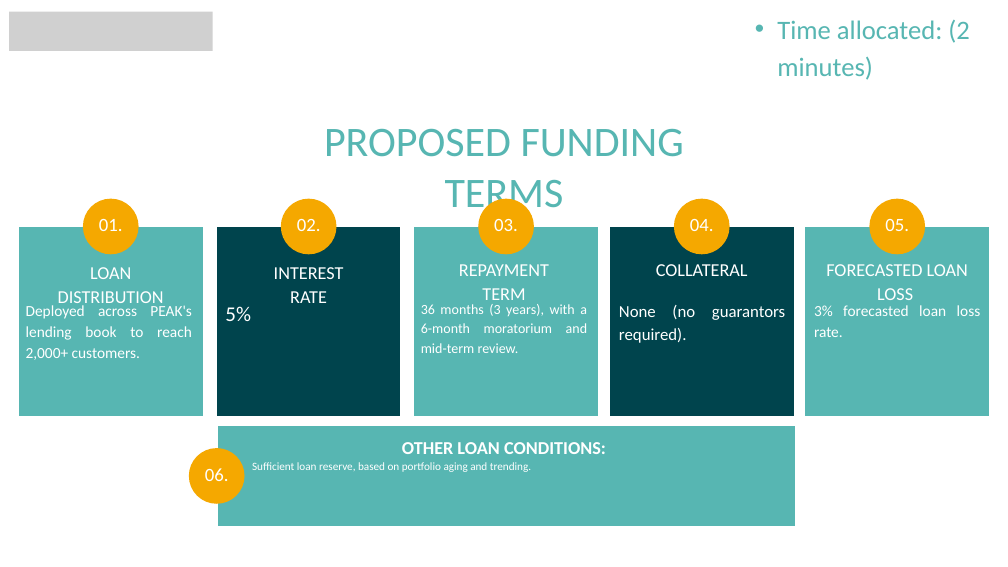
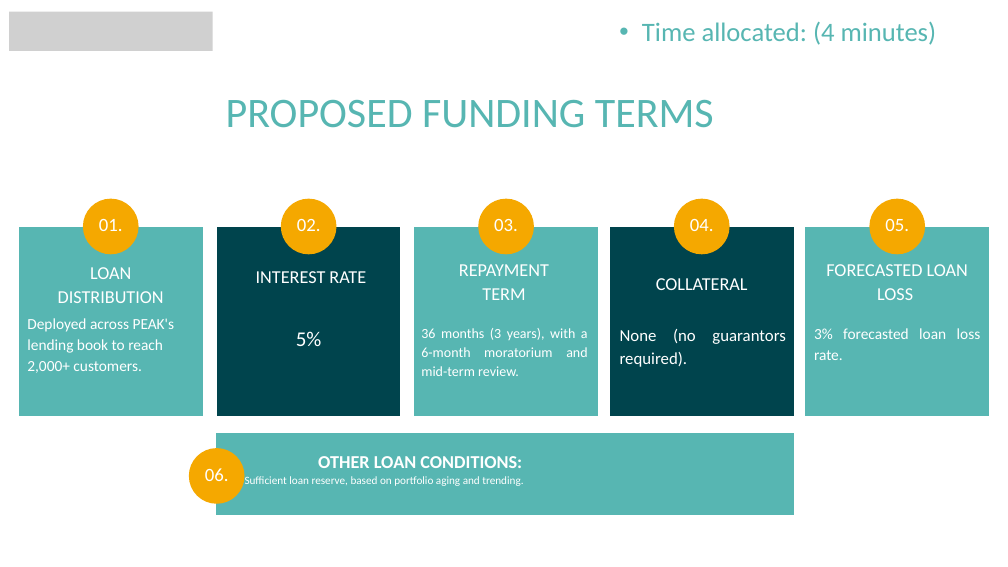
Before and after one commit to jakoyere-collab/NGO-Opportunities, a slide deck: slide 7 of deliverables/PEAK_Formal_Loan_Application_Presentation.pptx. Drawn at 1008x567 pixels with LibreOffice and Linux fonts; fonts in the diff are those of the drawing; grey boxes stand for pictures. Boxes give left, top, right and bottom in pixels: in the first picture for what was removed or moved away, otherwise in the second. Text is boxed around its words. In the diff, an @@ line names an element or a change of style, - is before the commit and + after.

```diff
--- a/deliverables/PEAK_Formal_Loan_Application_Presentation.pptx
+++ b/deliverables/PEAK_Formal_Loan_Application_Presentation.pptx
@@ text at (642, 22, 937, 45): text changed @@
-  • Time allocated: (2 minutes)
+  • Time allocated: (4 minutes)
@@ text "PROPOSED FUNDING TERMS" rewrapped from (324, 129, 684, 218) to (226, 100, 714, 128) @@
@@ text "INTEREST RATE" rewrapped from (274, 267, 344, 303) to (256, 271, 366, 283) @@
@@ text "COLLATERAL": place and size @@
-text "COLLATERAL" at (656, 264, 748, 276)
+text "COLLATERAL" at (656, 278, 748, 290)
@@ text "Deployed across PEAK's lending book ...": place and size @@
-text "Deployed across PEAK's lending book ..." at (26, 302, 192, 360)
+text "Deployed across PEAK's lending book ..." at (27, 318, 175, 373)
@@ text "Deployed across PEAK's lending book ..." at (27, 318, 175, 373): alignment justified to left @@
@@ text "5%": place and size @@
-text "5%" at (225, 306, 251, 321)
+text "5%" at (296, 331, 322, 346)
@@ text "5%" at (296, 331, 322, 346): alignment justified to centre @@
@@ 3 texts: place and size @@
-3 texts at (421, 304, 981, 353)
+3 texts at (421, 328, 981, 376)
@@ freeform shape: place and size @@
-freeform shape at (218, 426, 795, 526)
+freeform shape at (216, 433, 794, 515)
@@ text "OTHER LOAN CONDITIONS:" rewrapped from (252, 442, 606, 472) to (245, 456, 523, 486) @@
```
Also in this commit, not shown: 10 other slides changed, 1 slide added, 5 slides removed.
